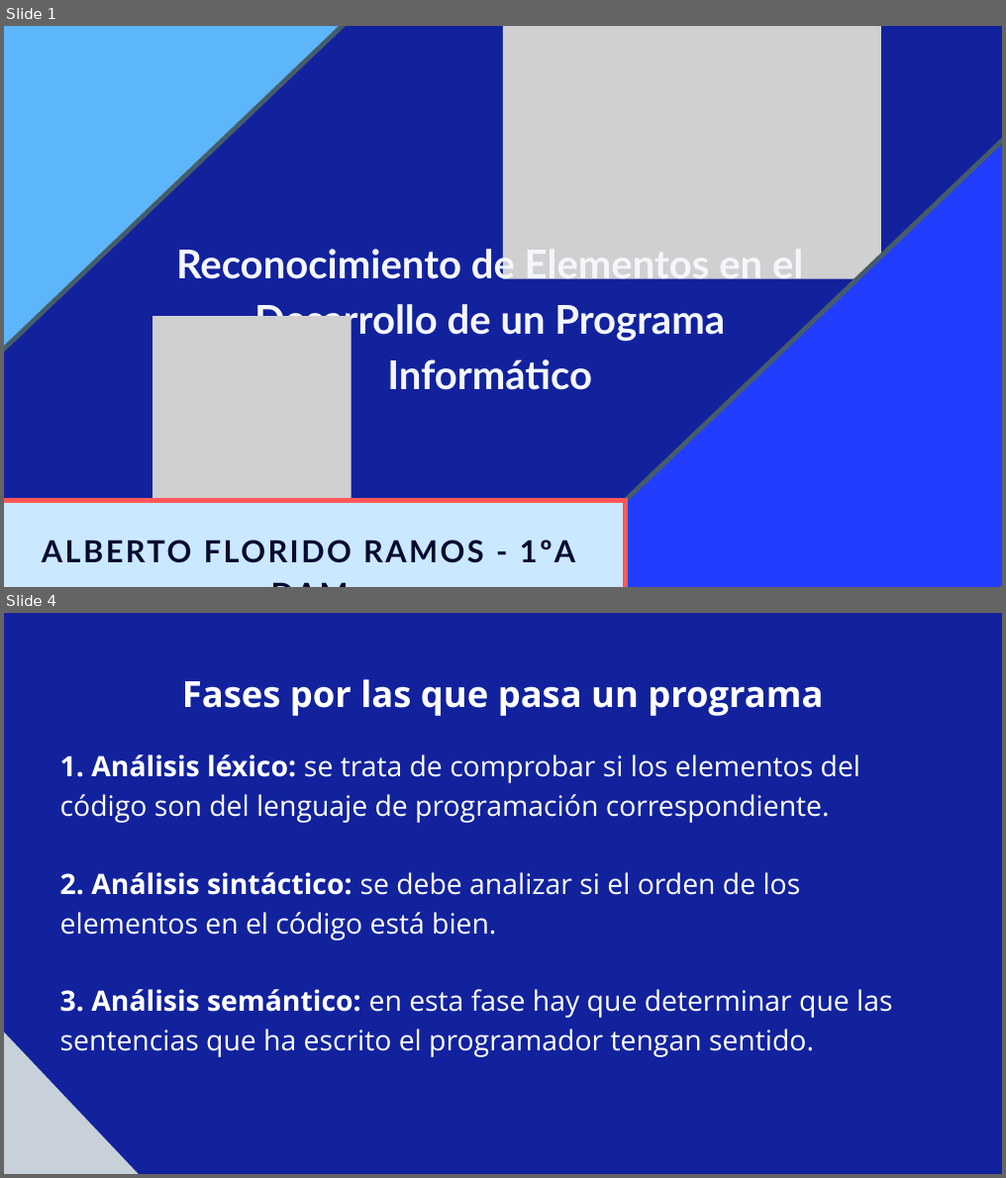
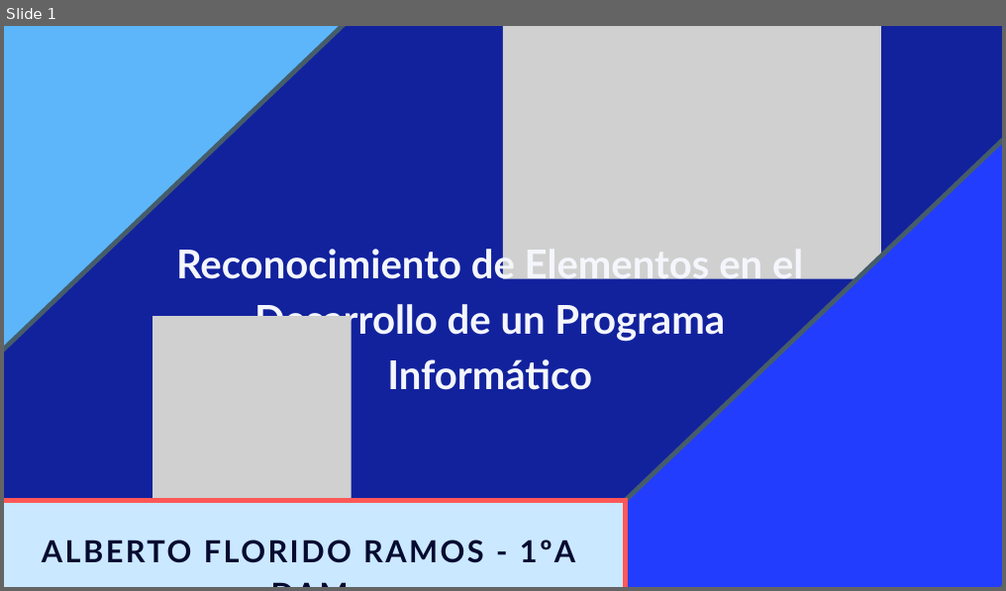
Before and after one commit to albertofloram05/Entornos-de-desarrollo, a slide deck: Reconocimiento de Elementos en el Desarrollo de un Programa Informático.pptx. Shown one above the other, each under a label of ours: slides 1 and 4 before the commit, slide 1 after it; the slides between them are not shown. The pictures are 1006x1178 and 1006x591 pixels, drawn with LibreOffice and Linux fonts; fonts in the diff are those of the drawing; grey boxes stand for pictures. Boxes give left, top, right and bottom in pixels: in the first picture for what was removed or moved away, otherwise in the second. Text is boxed around its words. In the diff, an @@ line names an element or a change of style, - is before the commit and + after.

```diff
--- a/Reconocimiento de Elementos en el Desarrollo de un Programa Informático.pptx
+++ b/Reconocimiento de Elementos en el Desarrollo de un Programa Informático.pptx
@@ slide 4 removed at (4, 613, 1002, 1174), background #12229D @@
@@ text removed at (182, 679, 823, 716) @@
-Fases por las que pasa un programa
@@ text removed at (60, 755, 860, 823) @@
-1. Análisis léxico: se trata de comprobar si los elementos del código son del lenguaje de programación correspondiente.
@@ text removed at (60, 872, 801, 941) @@
-2. Análisis sintáctico: se debe analizar si el orden de los elementos en el código está bien.
@@ freeform shape removed at (4, 943, 213, 1174) @@
@@ text removed at (60, 989, 892, 1058) @@
-3. Análisis semántico: en esta fase hay que determinar que las sentencias que ha escrito el programador tengan sentido.
```
Also in this commit, not shown: 4 slides changed, 5 slides added, 1 other slide removed, 1 other file.
